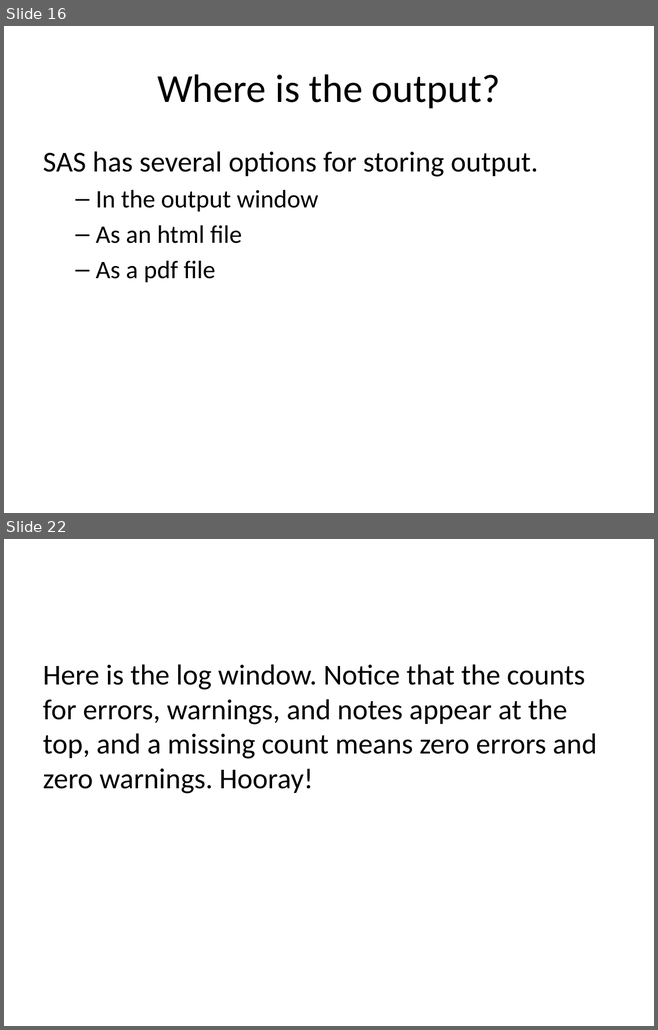
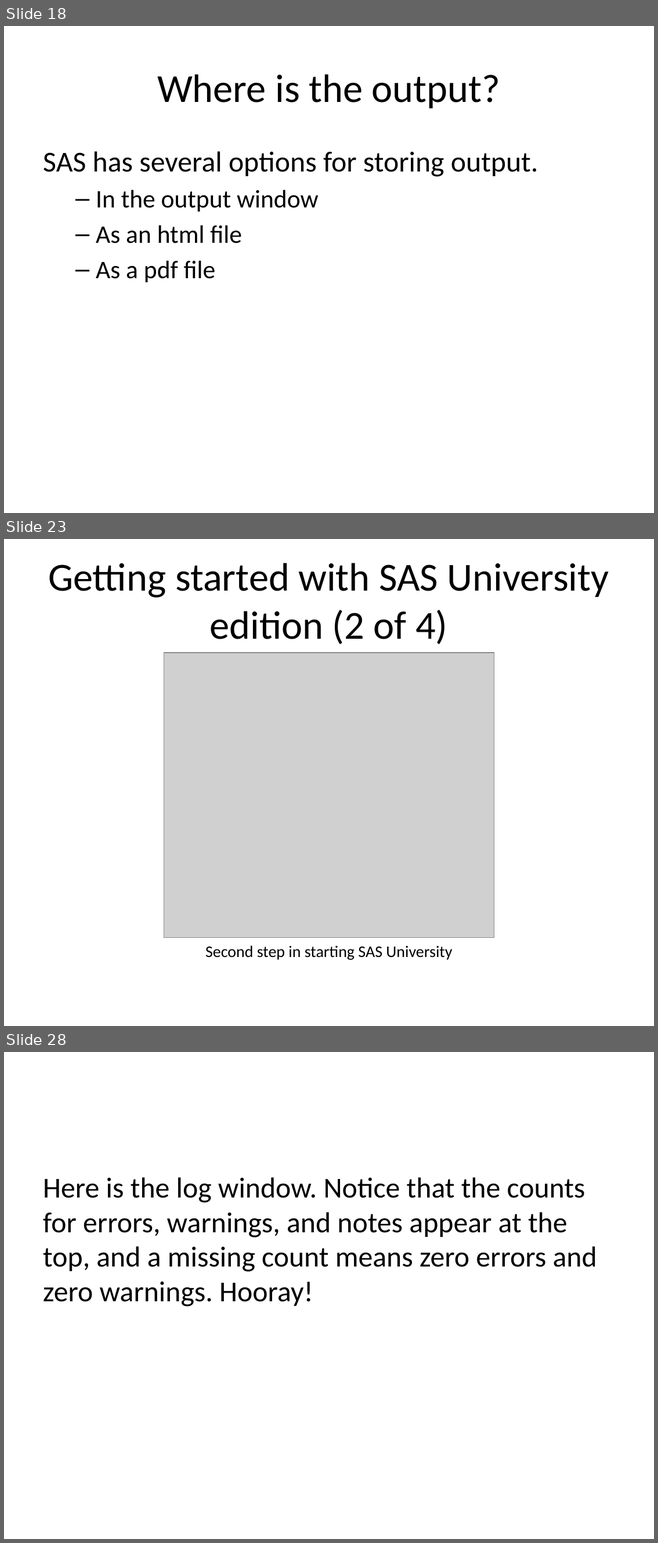
Before and after one commit to pmean/introduction-to-SAS, a slide deck: part0/src/getting-started.pptx. Shown one above the other, each under a label of ours: slides 16 and 22 before the commit, slides 18, 23 and 28 after it; the slides between them are not shown. The pictures are 658x1030 and 658x1543 pixels, drawn with LibreOffice and Linux fonts; fonts in the diff are those of the drawing; grey boxes stand for pictures. Boxes give left, top, right and bottom in pixels: in the first picture for what was removed or moved away, otherwise in the second. Text is boxed around its words. In the diff, an @@ line names an element or a change of style, - is before the commit and + after.

Commit message:
Finalized getting-started

```diff
--- a/part0/src/getting-started.pptx
+++ b/part0/src/getting-started.pptx
@@ slide 23 added at (x1=4, y1=539, x2=654, y2=1026), background #FFFFFF @@
@@ title added at (x1=48, y1=563, x2=609, y2=645), 44 pt, text #000000 @@
+Getting started with SAS University edition (2 of 4)
@@ picture added at (x1=164, y1=653, x2=494, y2=938) @@
@@ text added at (x1=205, y1=946, x2=452, y2=960), 18 pt, text #000000 @@
+Second step in starting SAS University
@@ what was slide 16 is now slide 18 @@
@@ what was slide 22 is now slide 28 @@
```
Also in this commit, not shown: 3 slides changed, 22 other slides added, 16 slides removed, 3 other files.
